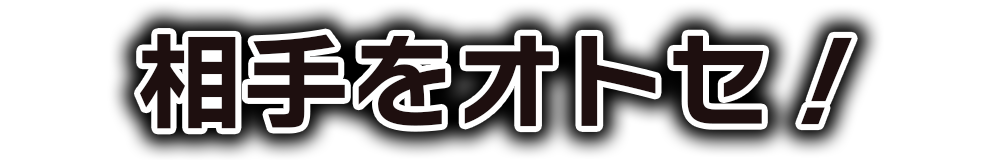
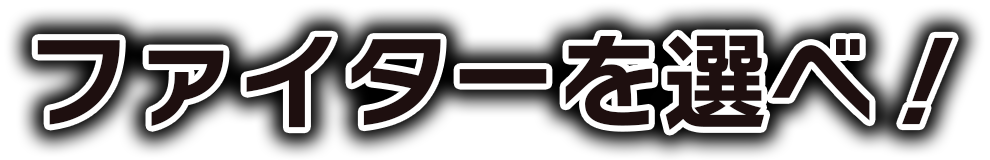
Layered file, before and after one edit (990px x 160px). Changes by layer:
hid "相手をオトセ！" over [139, 34, 852, 129]
showed "ファイターを選べ！" over [37, 35, 953, 130]
